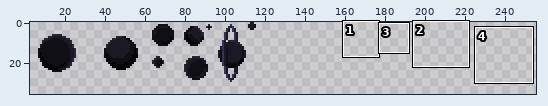
Pixel-art file -- games/Phaser-Snake-Game/public/assets/sprites/bg_spriteSheet_planets.aseprite. Above, an overview of the earlier version with the close-up marked.
Close-up. Before the edit:
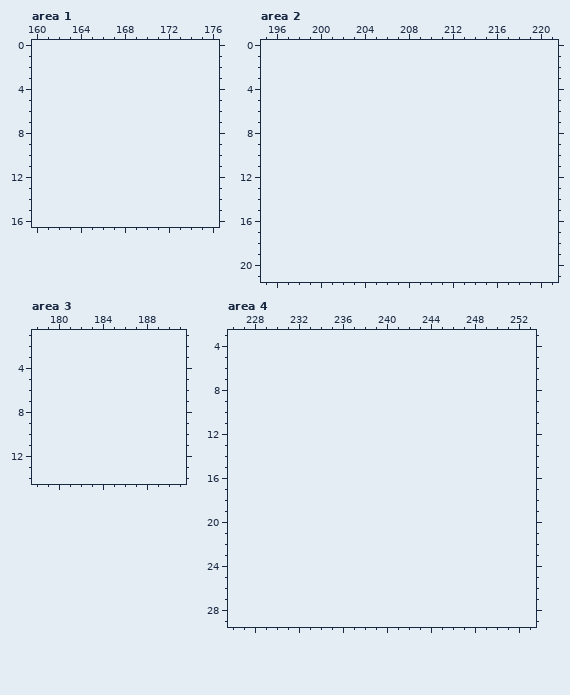
128x32 pixels, 1 frame. Colours within 5 levels of each other are drawn and written as one. Shown: area 1: x 160..176, y 0..16; area 2: x 195..221, y 0..21; area 3: x 178..191, y 1..14; area 4: x 226..253, y 3..29. The old version is drawn lined up with the new one, on the new canvas. The wide view leaves out empty margins. The commit also changed other parts of the picture, which this record leaves out.
After the commit:
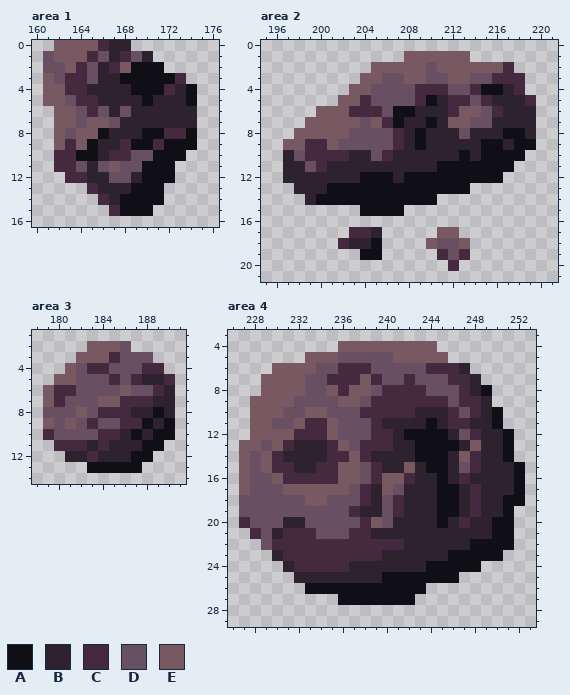
Palette (. is transparent): A #100f15  B #2e222f  C #45293f  D #694f62  E #785962
Changes in this commit:
canvas 128x32 -> 256x256
--- area 1
@@ x 160..176 @@
- 0 .................
- 1 .................
- 2 .................
- 3 .................
- 4 .................
- 5 .................
- 6 .................
- 7 .................
- 8 .................
- 9 .................
-10 .................
-11 .................
-12 .................
-13 .................
-14 .................
-15 .................
+ 0 ..EEEECBB........
+ 1 .DEEECDBCDB......
+ 2 .DDECDBCEAAA.....
+ 3 .EDCCDBBAAAAAC...
+ 4 .EECCBBBBAAACBA..
+ 5 .EEDCCBBBBABBBA..
+ 6 ..EEDCDBDBBBBBB..
+ 7 ..EEDEEDBBBBBBB..
+ 8 ..EDEEABBBAACCA..
+ 9 ..ECEABBCAACAAA..
+10 ..CCAABCCDDAAA...
+11 ..CCDBDEDDAAA....
+12 ...CCBBDDBAAA....
+13 .....CBBBAAA.....
+14 ......CBAAAA.....
+15 .......CAAA......
 16 .................
--- area 2
@@ x 195..221 @@
  0 ...........................
- 1 ...........................
- 2 ...........................
- 3 ...........................
- 4 ...........................
- 5 ...........................
- 6 ...........................
- 7 ...........................
- 8 ...........................
- 9 ...........................
-10 ...........................
-11 ...........................
-12 ...........................
-13 ...........................
-14 ...........................
-15 ...........................
+ 1 .............EEEEEE........
+ 2 ..........EEEEEDEEEEEEC....
+ 3 .........EEDDEEDDEEDDCCC...
+ 4 ........EEDDDDCCCDDCAABC...
+ 5 .......EECDDDDCABCCDCBBBC..
+ 6 .....EEECCCDAABBBCEEDCBBB..
+ 7 ....EEEEEDECABBABEEDDBBBB..
+ 8 ...EEEEEDDDDCBABBBDBBBAAB..
+ 9 ..EECCEDDDDDCBABBBBBAABAA..
+10 ..BDCCCCBBDCBBBBBBABAAAA...
+11 ..BBDCBBBBBBBBBBAAAAAAA....
+12 ..BBBBBBBAAABAAAAAAAAA.....
+13 ...BBBAAAAAAAAAAAAA........
+14 ....BAAAAAAAAAAA...........
+15 .........AAAA..............
 16 ...........................
-17 ...........................
-18 ...........................
-19 ...........................
-20 ...........................
+17 ........CCB.....EE.........
+18 .......CBBA....EDDE........
+19 .........AA.....CDC........
+20 .................C.........
 21 ...........................
--- area 3
@@ x 178..191 @@
  1 ..............
- 2 ..............
- 3 ..............
- 4 ..............
- 5 ..............
- 6 ..............
- 7 ..............
- 8 ..............
- 9 ..............
-10 ..............
-11 ..............
-12 ..............
-13 ..............
+ 2 .....EEED.....
+ 3 ....EEECDDD...
+ 4 ...EDCCDDDCC..
+ 5 ..EEDDDCDCBBC.
+ 6 .ECCDDDDEDDCB.
+ 7 .ECDDDEECCCBB.
+ 8 .DDDEDCCCBBAB.
+ 9 .EDEDCDDCCABA.
+10 .CDDDDCCBABAA.
+11 ..CCCBCBBBAA..
+12 ...BBCBBBAA...
+13 .....AAAAA....
 14 ..............
--- area 4
@@ x 226..253 @@
  3 ............................
- 4 ............................
- 5 ............................
- 6 ............................
- 7 ............................
- 8 ............................
- 9 ............................
-10 ............................
-11 ............................
-12 ............................
-13 ............................
-14 ............................
-15 ............................
-16 ............................
-17 ............................
-18 ............................
-19 ............................
-20 ............................
-21 ............................
-22 ............................
-23 ............................
-24 ............................
-25 ............................
-26 ............................
-27 ............................
+ 4 ..........EEEEEEEEE.........
+ 5 .......EEEDDDDDEEEEE........
+ 6 ....EEEEDDCCCDDDDDCCCB......
+ 7 ...EEEEDDCCCECDDCDDDCCB.....
+ 8 ...EEEEDDECEEDCCCCDDDCBA....
+ 9 ..EEEEDDDDEEDCCCCCCCDCCB....
+10 ..EEEDDEEDDDCCCCCBBBCDCBA...
+11 ..EEDDECCEDDDCBBBBABCCBBA...
+12 ..EEEECCCEDDDCCBAAAABDCBBA..
+13 .EEDECBBBCEDCCCBBAAAABEBBA..
+14 .EDECBBBBCCECBBBBAAABECBBA..
+15 .EDECCBBCCEEDCBBEBAABDCBBBA.
+16 .EDDECCCCCEEDCEECBBABCBBBBA.
+17 .EDDDEEEEEEDCBEDBBBAABCBBBA.
+18 .DDDDDDEEDDDCBDCBBBAABCBBAA.
+19 .DDDDDDDDDDCBBDCBBBAABCBBA..
+20 .CDDDBBDDDDDCEDBBBBABCBBAA..
+21 ..CDBCCCDDDCCBBBBBBBBBBBAA..
+22 ...DCCCCCCCCCCCCBBBBBBAAAA..
+23 ....BCCCCCCCCCBBBBBBAAAAA...
+24 .....BCCCCCBBBBBBBAAAAA.....
+25 ......BBBBBBBBAAAAAAA.......
+26 .......AAAAAAAAAAA..........
+27 ..........AAAAAAA...........
 28 ............................
Pixel boxes of the changes (left, top, right, bottom) in both close-ups:
added: (43, 40, 197, 216)
added: (283, 51, 536, 271)
added: (43, 341, 175, 473)
added: (239, 341, 525, 605)
